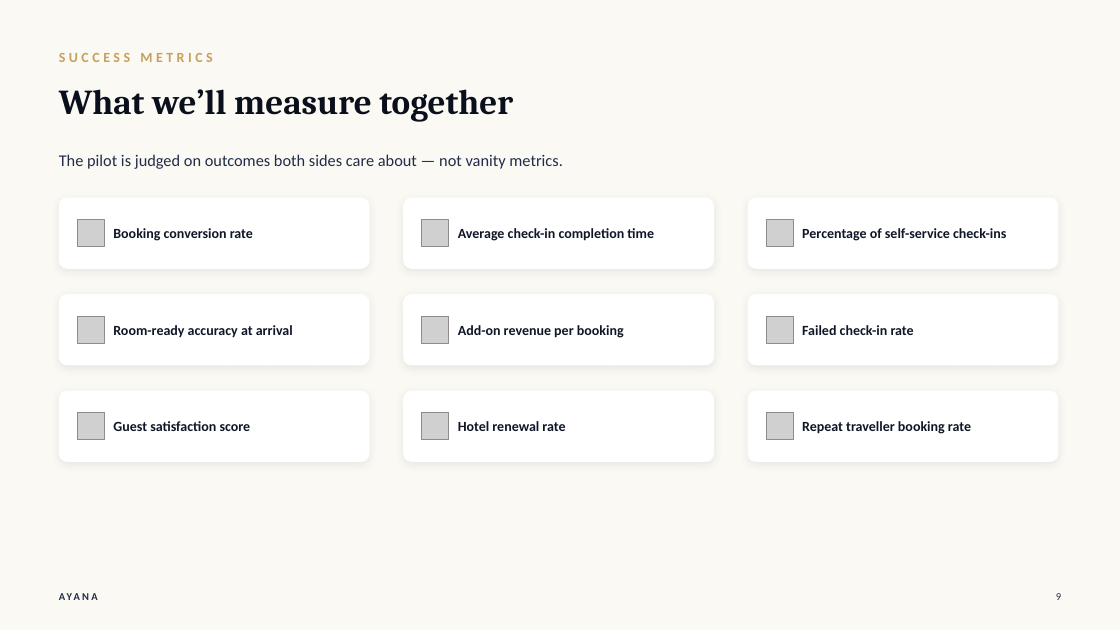
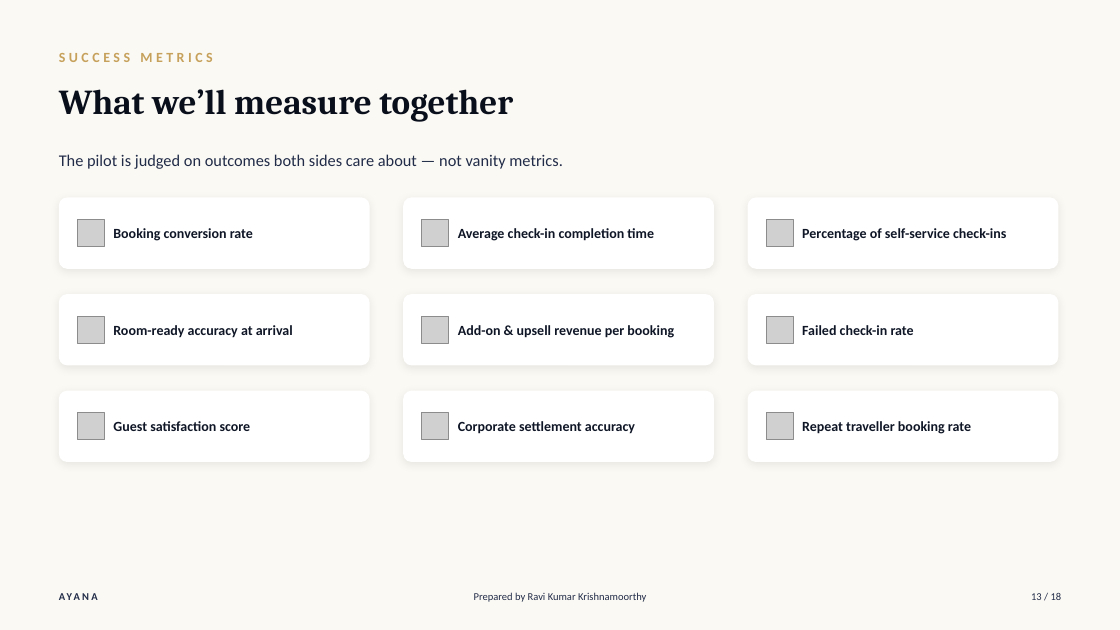
Before and after one commit to joeadithya-web/ayana-hospitality-prototype, a slide deck: slide 13 of collateral/decks/AYANA_Commercial_Overview.pptx (slide 9 before the commit). Drawn at 1120x630 pixels with LibreOffice and Linux fonts; fonts in the diff are those of the drawing; grey boxes stand for pictures. Boxes give left, top, right and bottom in pixels: in the first picture for what was removed or moved away, otherwise in the second. Text is boxed around its words. In the diff, an @@ line names an element or a change of style, - is before the commit and + after.

Commit message:
Refresh both pitch decks to match the JORA COAST/SEP house format
Intro & Objection Handling: adds an agenda slide with time estimates,
new corporate/group booking and guest-managed-stay/concierge slides,
a 7th objection on wire-transfer settlement risk, and candid
fair-concession/honest-caveat callouts on every objection slide.

Commercial Overview: restructured into Current State -> Solution ->
Value Proposition -> commercial terms -> Org & Governance Alignment ->
compressed Objections -> The Ask, covering corporate contracted rates,
wire-transfer settlement, and group booking terms.

Both decks now carry a "Prepared by Ravi Kumar Krishnamoorthy" +
page-of-total footer, matching the reference decks.

```diff
--- a/collateral/decks/AYANA_Commercial_Overview.pptx
+++ b/collateral/decks/AYANA_Commercial_Overview.pptx
@@ text at (458,325,674,338): text changed @@
-Add-on revenue per booking
+Add-on & upsell revenue per booking
@@ text at (458,421,635,434): text changed @@
-Hotel renewal rate
+Corporate settlement accuracy
@@ text added at (474,592,646,602), 9 pt, text #212C48 @@
+Prepared by Ravi Kumar Krishnamoorthy
@@ text added at (1031,593,1062,600), 9 pt, text #212C48 @@
+13 / 18
@@ text removed at (1056,593,1061,600) @@
-9
```
Also in this commit, not shown: 9 other slides changed, 7 slides added, 2 slides removed, 1 other file.
